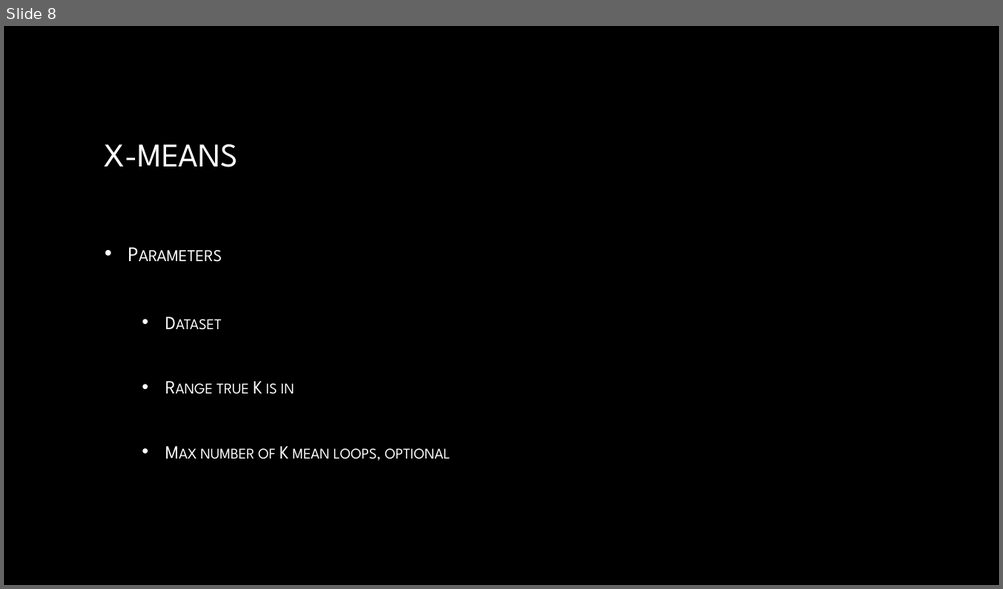
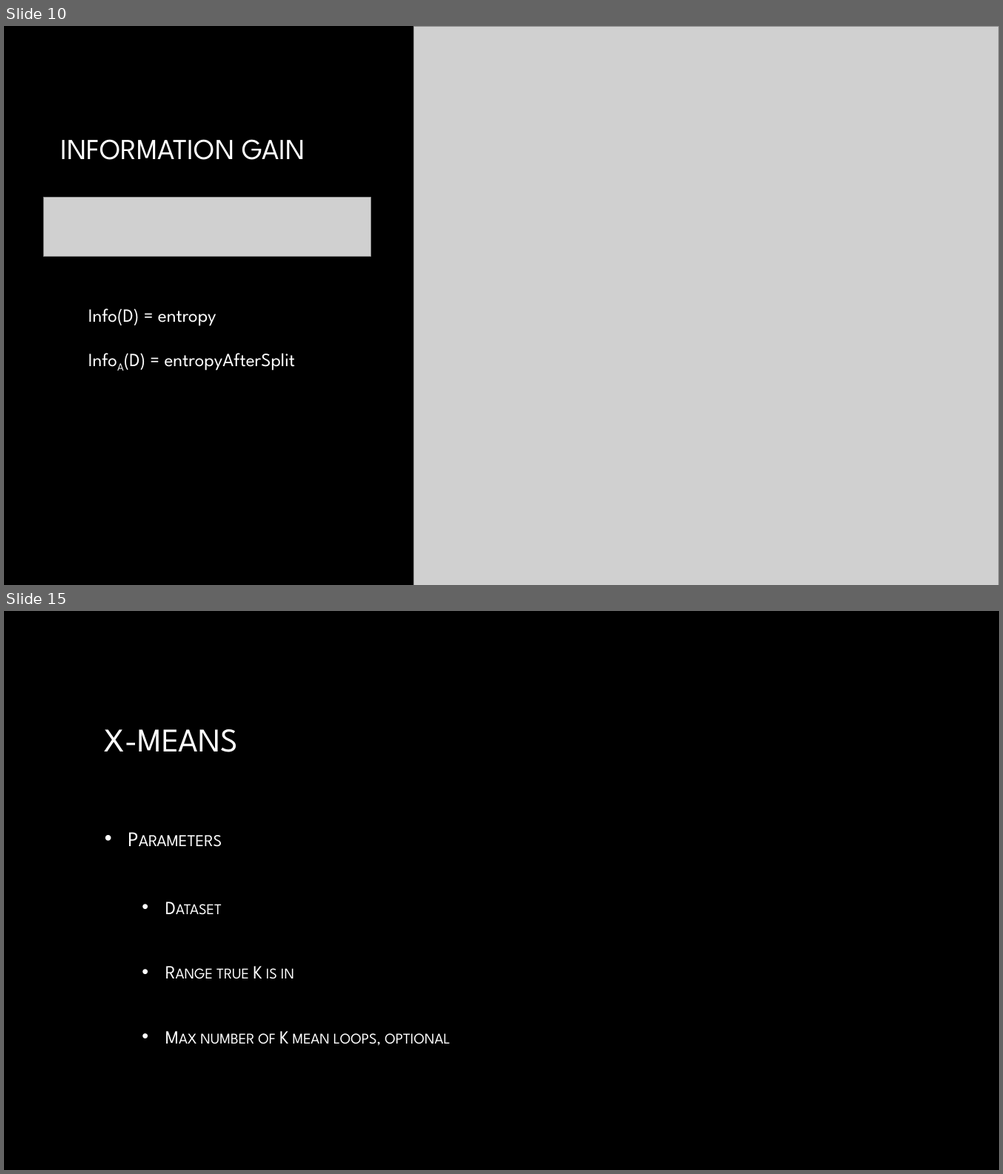
Before and after one commit to armando-n/data-mining-project, a slide deck: DataMiningProject/docs/presentation.pptx. Shown one above the other, each under a label of ours: slide 8 before the commit, slides 10 and 15 after it; the slides between them are not shown. The pictures are 1003x589 and 1003x1174 pixels, drawn with LibreOffice and Linux fonts; fonts in the diff are those of the drawing; grey boxes stand for pictures; background and template pictures are left out. Boxes give left, top, right and bottom in pixels: in the first picture for what was removed or moved away, otherwise in the second. Text is boxed around its words. In the diff, an @@ line names an element or a change of style, - is before the commit and + after.

```diff
--- a/DataMiningProject/docs/presentation.pptx
+++ b/DataMiningProject/docs/presentation.pptx
@@ slide 10 added at (x1=4, y1=26, x2=999, y2=585), background picture (left out) @@
@@ picture added at (x1=414, y1=26, x2=999, y2=585) @@
@@ title added at (x1=61, y1=139, x2=305, y2=160), 28 pt, text gradient #FFFFFF to #A6A6A6 @@
+INFORMATION GAIN
@@ picture added at (x1=43, y1=198, x2=371, y2=257) @@
@@ text added at (x1=88, y1=309, x2=296, y2=371), 18 pt, text #FFFFFF @@
+Info(D) = entropy
+InfoA(D) = entropyAfterSplit
@@ what was slide 8 is now slide 15 @@
```
Also in this commit, not shown: 1 slide changed, 8 other slides added, 2 slides removed, 1 other file.
